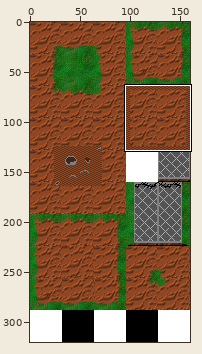
File history of a sprite sheet, tiles_map/img/outside_terrain_set.png. Above: a wide view before the commit, with the close-up outlined.
Close-up. Before the commit:
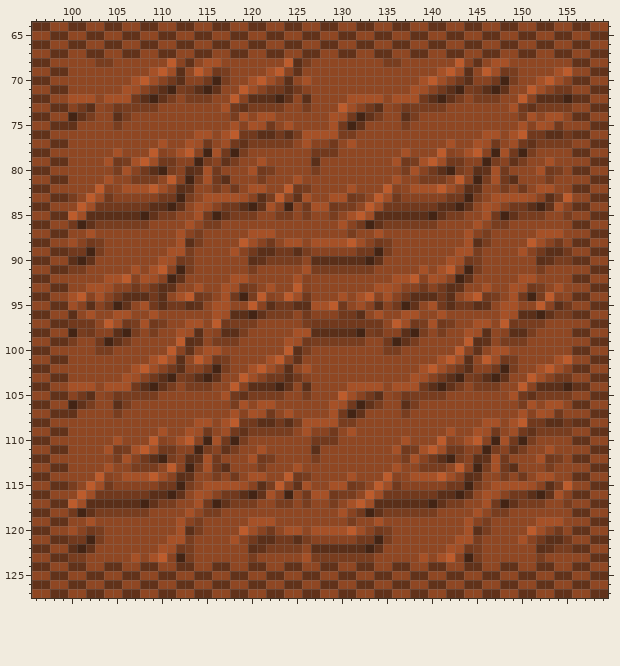
The file is 160x320 pixels. Colours within 5 levels of each other are drawn and written as one. Shown: x 96..159, y 64..127. The commit also changed other parts of the picture, which this record leaves out.
And afterwards:
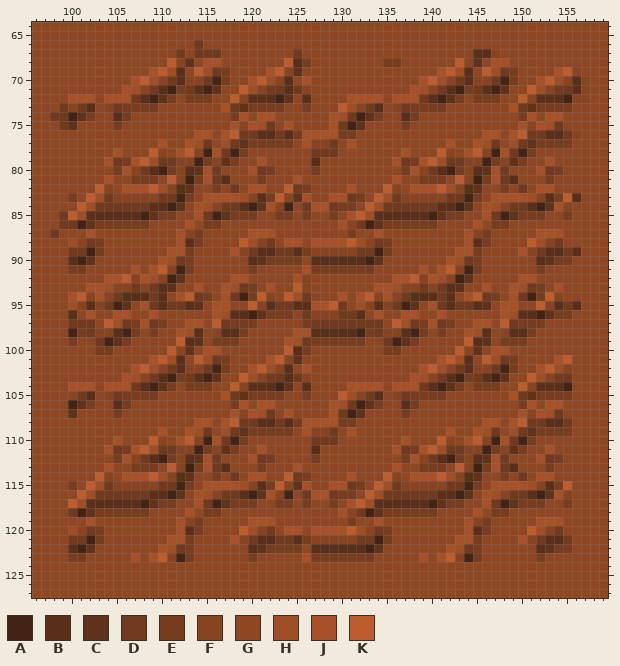
Palette (. is transparent): A #432414  B #5a2f19  C #61321a  D #71391d  E #783d1f  F #884321  G #8f4723  H #9f4e26  J #a65127  K #bd5c2c
From old to new:
Changed rows in their new state; - is an unchanged pixel.
first column x 96:
 64 GG--GG--GG--GG--GG--GG--GG--GG--GG--GG--GG--GG--GG--GG--GG--GG--
 65 --GG--GG--GG--GG--GG--GG--GG--GG--GG--GG--GG--GG--GG--GG--GG--GG
 66 GG--GG--GG--GG--GGD-GG--GG--GG--GG--GG--GG--GG--GG--GG--GG--GG--
 67 --GG--GG--GG--GGD-DDD-GG--GG-DGG--GG--GG--GG--GG-BBF--GG--GG--GG
 68 GG-----GG---------------------------------------------------GG--
 69 --GG--------------------------------------------------------F-GG
 70 GG----------------------------------------------------------BF--
 71 --GG--------------------------------------------------------BFGG
 72 GG----------------------------------------------------------FF--
 73 --GD----------------------------------------------------------GG
 74 GGDD--------------------------------------------------------GG--
 75 --GD----------------------------------------------------------GG
 76 GG----------------------------------------------------------FG--
 77 --GG----------------------------------------------------------GG
 78 GG----------------------------------------------------------GG--
 79 --GG----------------------------------------------------------GG
 80 GG----------------------------------------------------------GG--
 81 --GG----------------------------------------------------------GG
 82 GG----------------------------------------------------------GG--
 83 --GG--------------------------------------------------------B-GG
 84 GG----------------------------------------------------------GG--
 85 --GD----------------------------------------------------------GG
 86 GG-D--------------------------------------------------------GG--
 87 --DG----------------------------------------------------------GG
 88 GG----------------------------------------------------------GG--
 89 --GG--------------------------------------------------------B-GG
 90 GG----------------------------------------------------------GG--
 91 --GG----------------------------------------------------------GG
 92 GG----------------------------------------------------------GG--
 93 --GG----------------------------------------------------------GG
 94 GG----------------------------------------------------------GG--
 95 --GG--------------------------------------------------------B-GG
 96 GG----------------------------------------------------------GG--
 97 --GG----------------------------------------------------------GG
 98 GG----------------------------------------------------------GG--
 99 --GG----------------------------------------------------------GG
100 GG----------------------------------------------------------GG--
101 --GG----------------------------------------------------------GG
102 GG----------------------------------------------------------GG--
103 --GG----------------------------------------------------------GG
104 GG----------------------------------------------------------GG--
105 --GG----------------------------------------------------------GG
106 GG----------------------------------------------------------GG--
107 --GG----------------------------------------------------------GG
108 GG----------------------------------------------------------GG--
109 --GG----------------------------------------------------------GG
110 GG----------------------------------------------------------GG--
111 --GG----------------------------------------------------------GG
112 GG----------------------------------------------------------GG--
113 --GG----------------------------------------------------------GG
114 GG----------------------------------------------------------GG--
115 --GG----------------------------------------------------------GG
116 GG----------------------------------------------------------GG--
117 --GG----------------------------------------------------------GG
118 GG----------------------------------------------------------GG--
119 --GG----------------------------------------------------------GG
120 GG----------------------------------------------------------GG--
121 --GG----------------------------------------------------------GG
122 GG----------------------------------------------------------GG--
123 --GG----------------------------------------------------------GG
124 GG--GG--GG--GG--GG--GG--GG--GG--GG--GG--GG--GG--GG--GG--GG--GG--
125 --GG--GG--GG--GG--GG--GG--GG--GG--GG--GG--GG--GG--GG--GG--GG--GG
126 GG--GG--GG--GG--GG--GG--GG--GG--GG--GG--GG--GG--GG--GG--GG--GG--
127 --GG--GG--GG--GG--GG--GG--GG--GG--GG--GG--GG--GG--GG--GG--GG--GG
